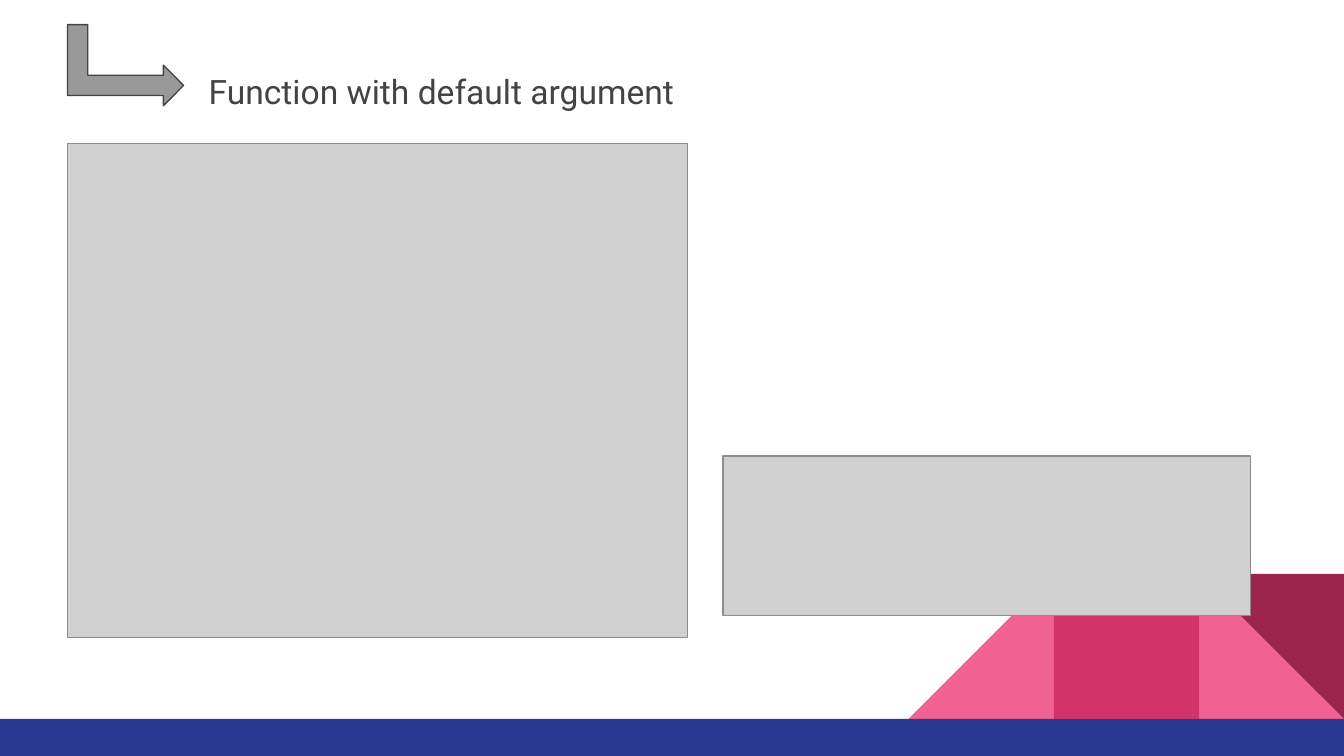
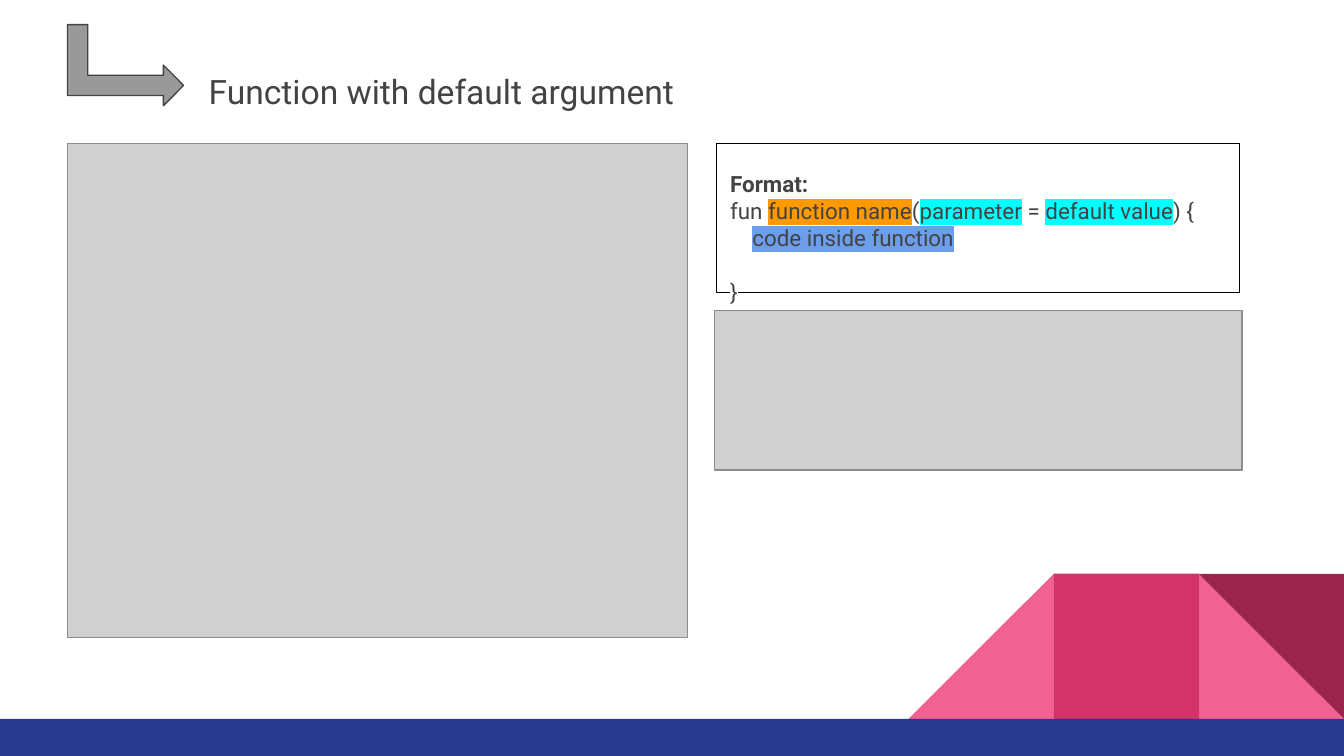
Before and after one commit to ferryyuwono/android-beginner, a slide deck: slide 41 of Beginner Level for Android Development using Kotlin - Module 1.pptx. Drawn at 1344x756 pixels with LibreOffice and Linux fonts; fonts in the diff are those of the drawing; grey boxes stand for pictures. Boxes give left, top, right and bottom in pixels: in the first picture for what was removed or moved away, otherwise in the second. Text is boxed around its words. In the diff, an @@ line names an element or a change of style, - is before the commit and + after.

```diff
--- a/Beginner Level for Android Development using Kotlin - Module 1.pptx
+++ b/Beginner Level for Android Development using Kotlin - Module 1.pptx
@@ rectangle added at (716, 144, 1239, 293), outline #000000 0.75 pt, 12 pt, text #434343 @@
+Format:
+fun function name(parameter = default value) {
+code inside function
+}
@@ picture: place and size @@
-picture at (723, 456, 1251, 616)
+picture at (714, 310, 1242, 470)
```
Also in this commit, not shown: 10 other slides changed, 7 slides added, 7 slides removed.
